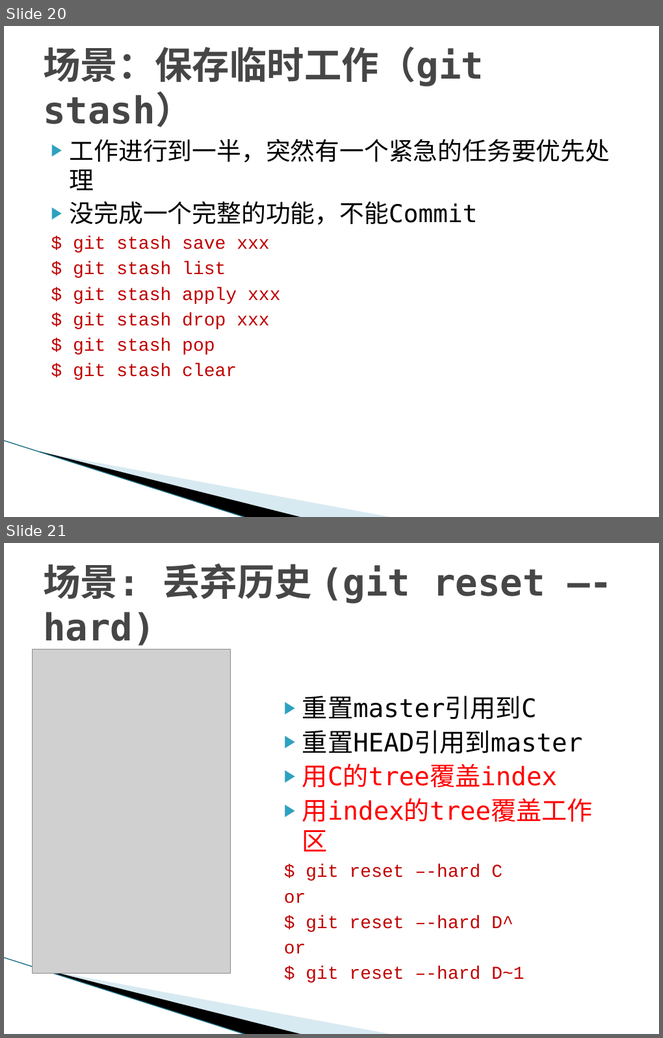
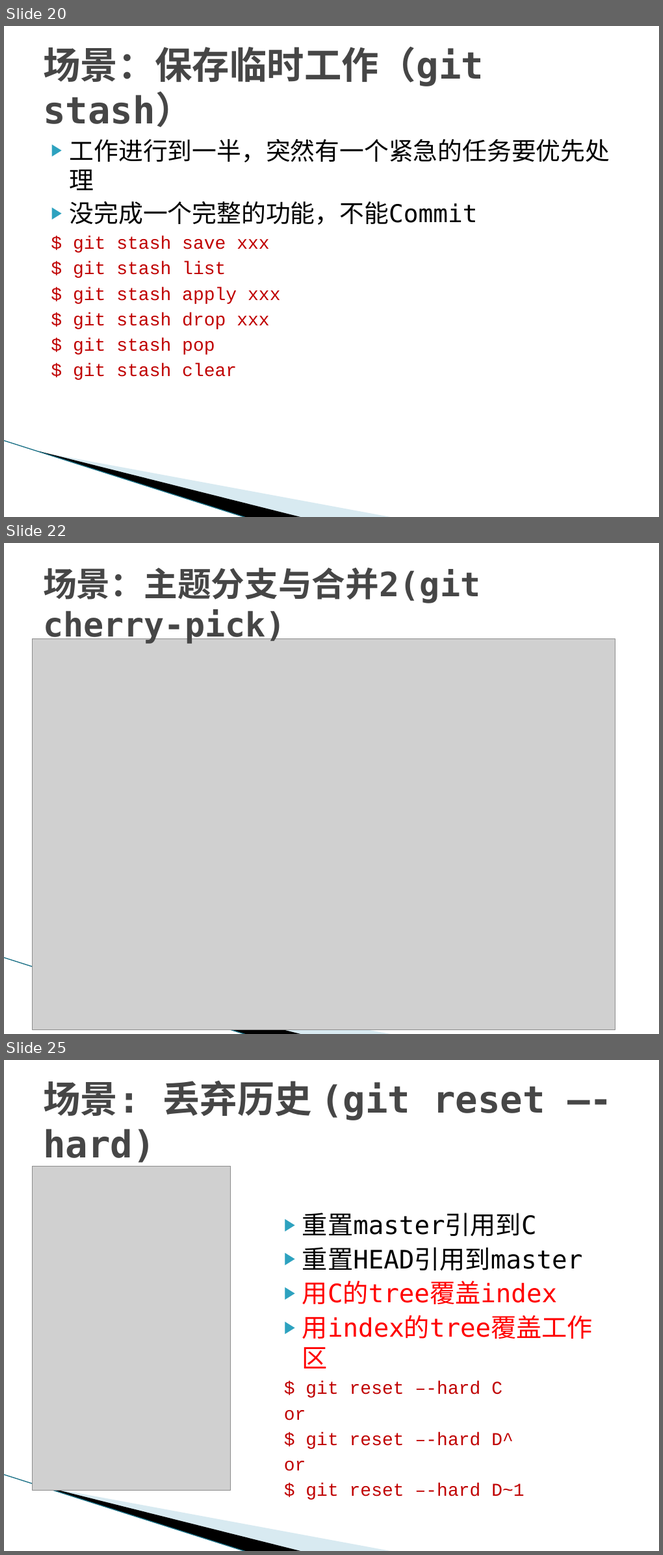
Before and after one commit to texnician/demo, a slide deck: ppt/Git.pptx. Shown one above the other, each under a label of ours: slides 20 and 21 before the commit, slides 20, 22 and 25 after it; the slides between them are not shown. The pictures are 663x1038 and 663x1555 pixels, drawn with LibreOffice and Linux fonts; fonts in the diff are those of the drawing; grey boxes stand for pictures; background and template pictures are left out. Boxes give left, top, right and bottom in pixels: in the first picture for what was removed or moved away, otherwise in the second. Text is boxed around its words. In the diff, an @@ line names an element or a change of style, - is before the commit and + after.

```diff
--- a/ppt/Git.pptx
+++ b/ppt/Git.pptx
@@ slide 22 added at [4, 543, 659, 1034], background #FFFFFF; not listed: 3 template elements that a slide beside it also shows @@
@@ title added at [43, 568, 480, 644], 36.9 pt, text #464646, bold @@
+场景：主题分支与合并2(git cherry-pick)
@@ picture added at [32, 639, 615, 1031] @@
@@ what was slide 21 is now slide 25 @@
```
Also in this commit, not shown: 1 slide changed, 3 other slides added, 4 other files.
